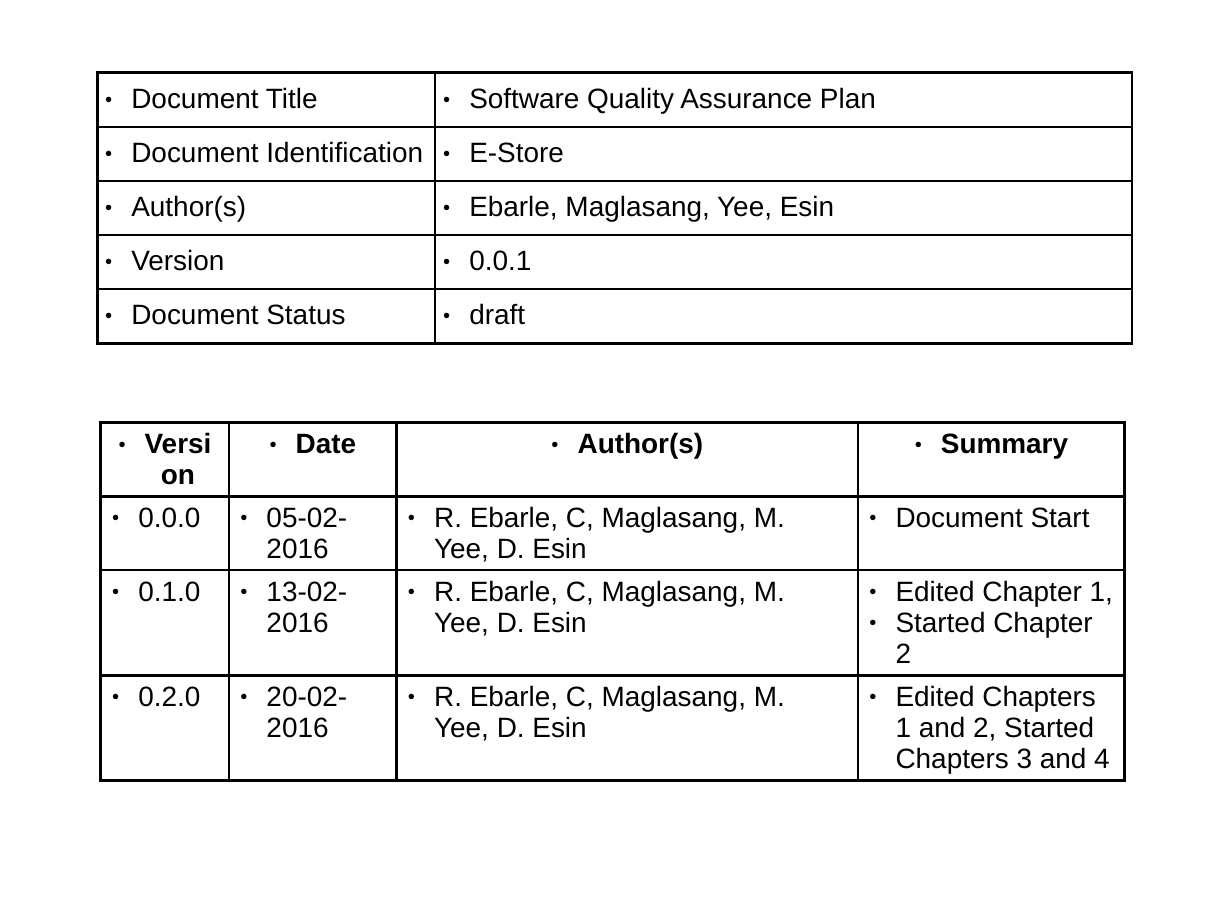
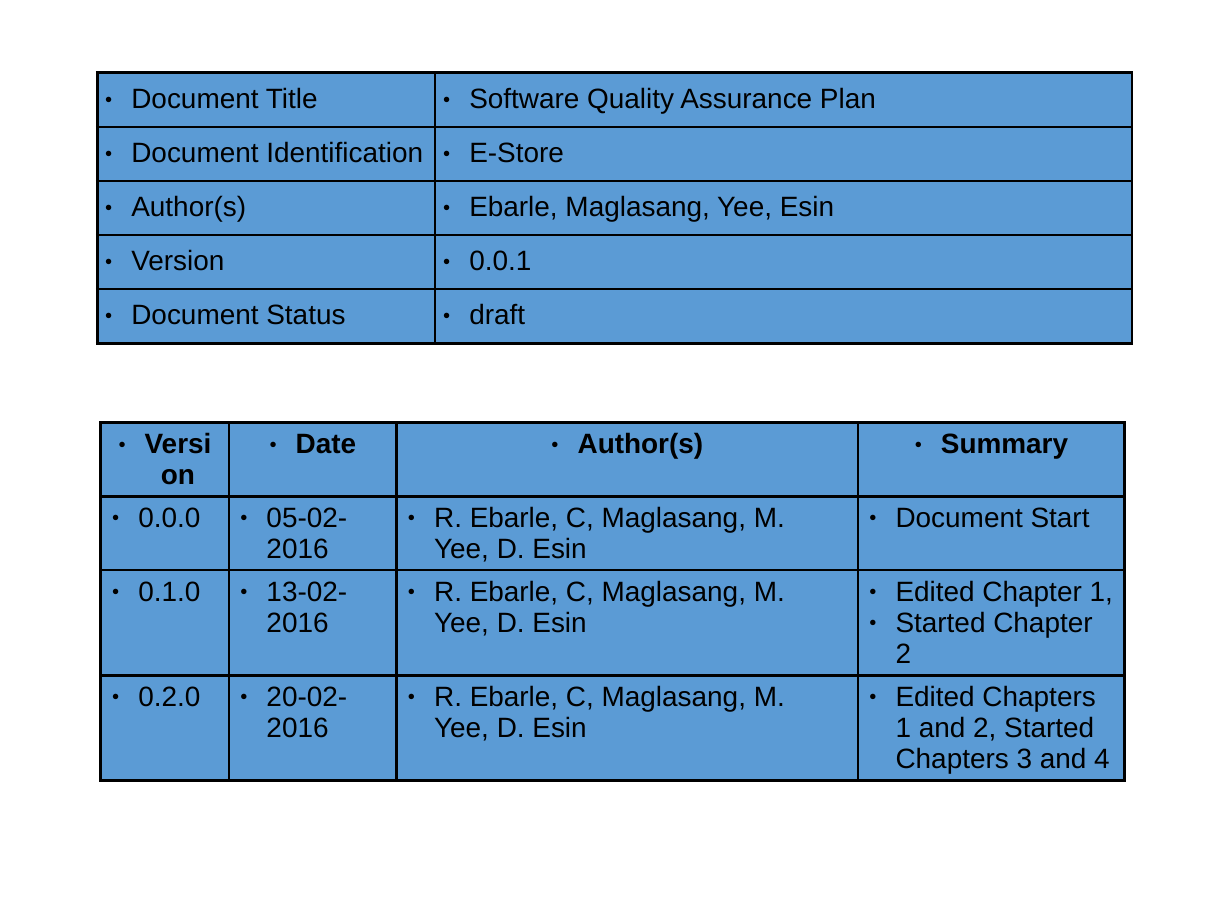
Before and after one commit to catherinemaglasang/e-store-by-scorpio, a slide deck: slide 4 of Presentation/SQAP.odp. Drawn at 1232x924 pixels with LibreOffice and Linux fonts; fonts in the diff are those of the drawing. Boxes give left, top, right and bottom in pixels: in the first picture for what was removed or moved away, otherwise in the second. Text is boxed around its words. In the diff, an @@ line names an element or a change of style, - is before the commit and + after.

```diff
--- a/Presentation/SQAP.odp
+++ b/Presentation/SQAP.odp
@@ table at (97,73,1133,343) @@
@@ fill none to #5B9BD5 in 10 cells @@
@@ table at (101,423,1126,777) @@
@@ fill none to #5B9BD5 in 16 cells @@
```
Also in this commit, not shown: 3 other slides changed, 3 slides added.
